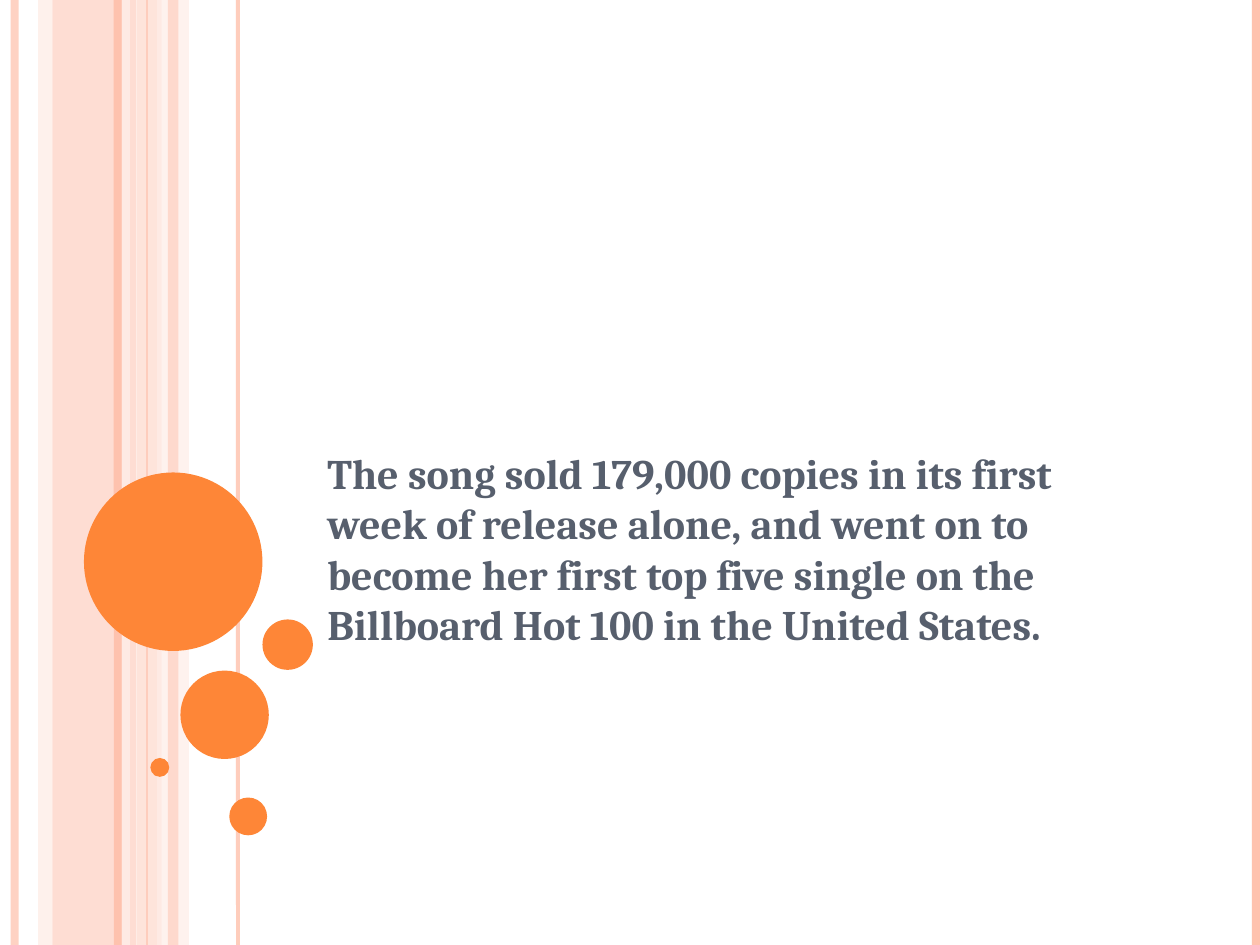
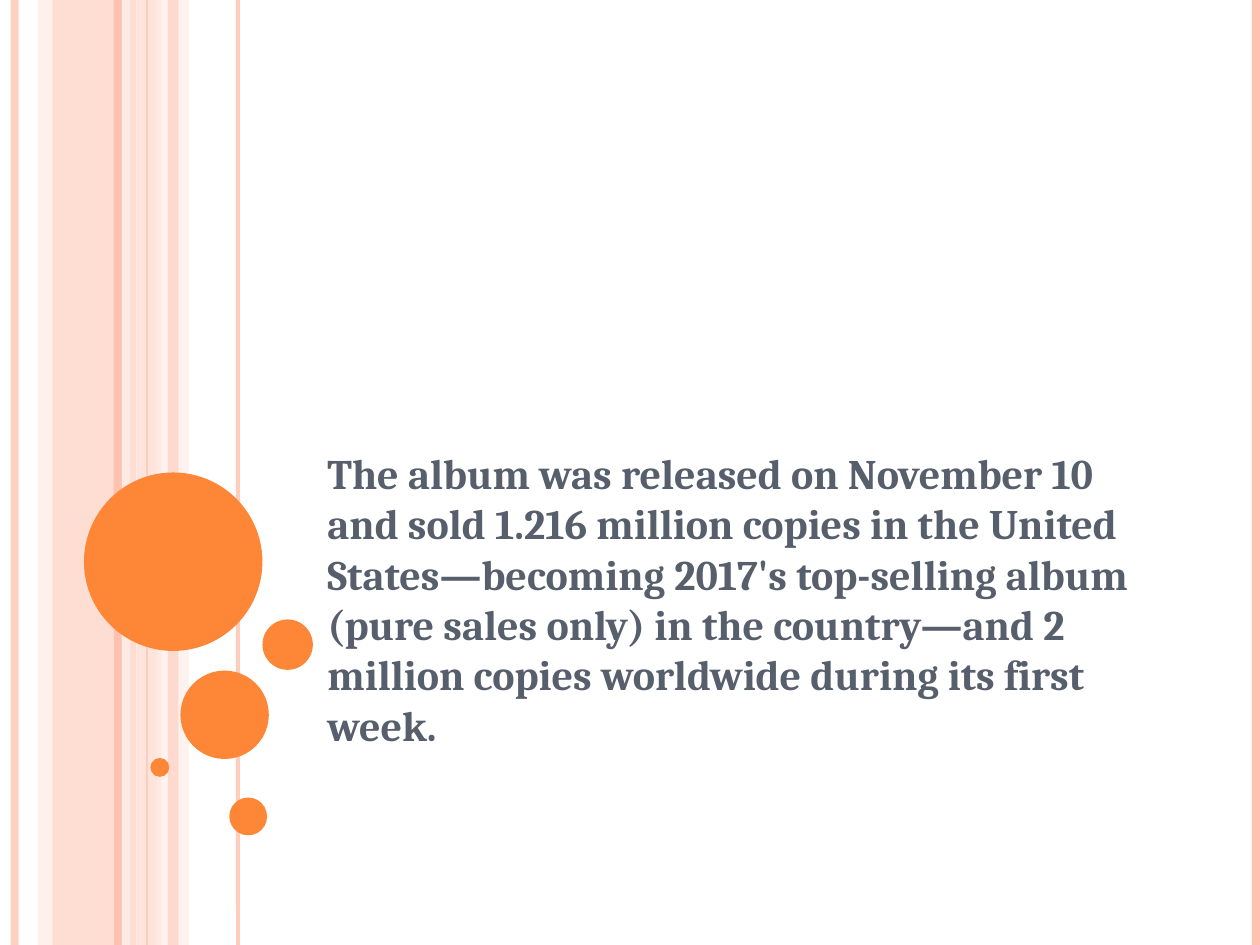
Before and after one commit to surabhi5/instant-ppt, a slide deck: slide 107 of output.pptx (slide 49 before the commit). Drawn at 1260x945 pixels with LibreOffice and Linux fonts; fonts in the diff are those of the drawing. Boxes give left, top, right and bottom in pixels: in the first picture for what was removed or moved away, otherwise in the second. Text is boxed around its words. In the diff, an @@ line names an element or a change of style, - is before the commit and + after.

```diff
--- a/output.pptx
+++ b/output.pptx
@@ subtitle at (327, 460, 1128, 742): text changed @@
-The song sold 179,000 copies in its first week of release alone, and went on to become her first top five single on the Billboard Hot 100 in the United States.
+The album was released on November 10 and sold 1.216 million copies in the United States—becoming 2017's top-selling album (pure sales only) in the country—and 2 million copies worldwide during its first week.
```
Also in this commit, not shown: 27 other slides changed, 85 slides added, 55 slides removed, 1 other file.
